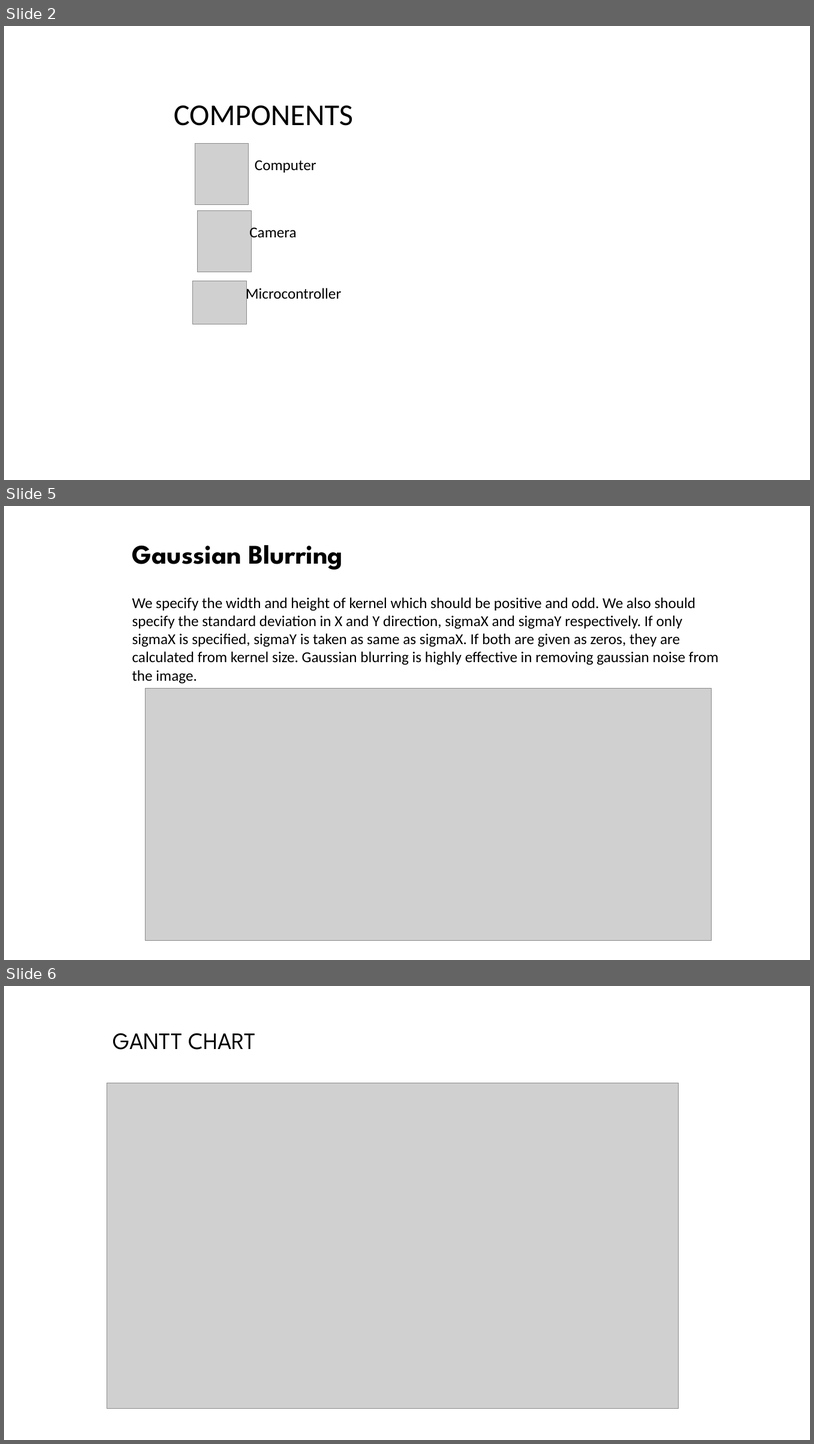
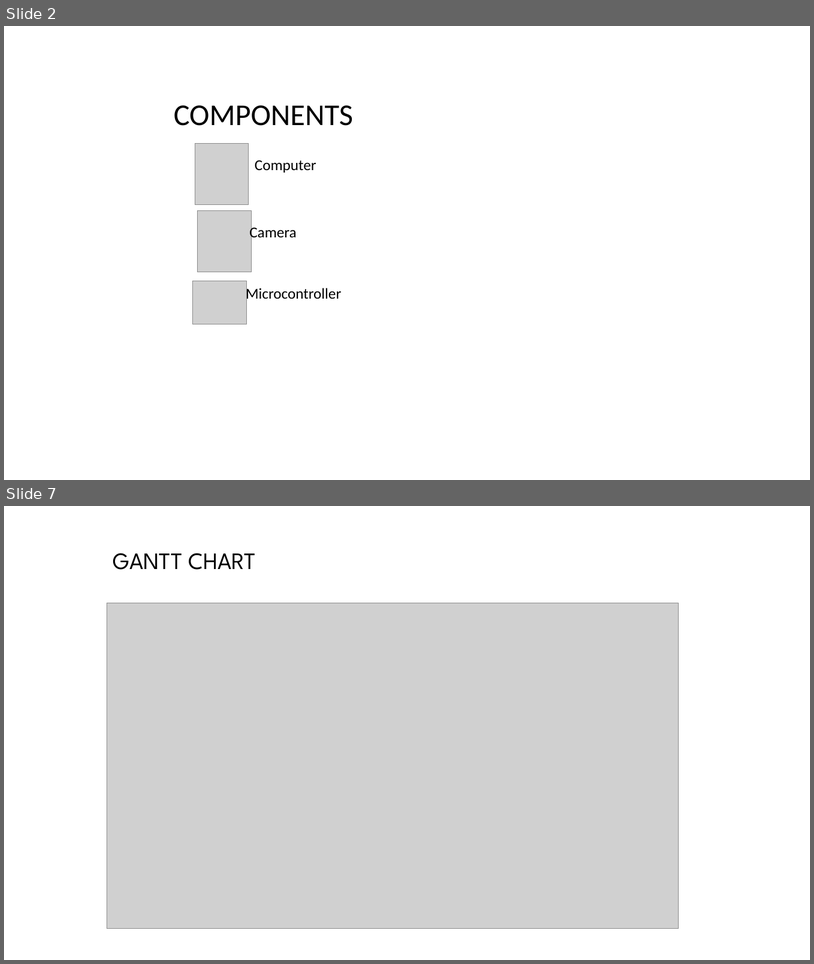
Before and after one commit to tapuzaman/cse299, a slide deck: Presentations/Security Buddy_1.ppt. Shown one above the other, each under a label of ours: slides 2, 5 and 6 before the commit, slides 2 and 7 after it; the slides between them are not shown. The pictures are 814x1444 and 814x964 pixels, drawn with LibreOffice and Linux fonts; fonts in the diff are those of the drawing; grey boxes stand for pictures; background and template pictures are left out. Boxes give left, top, right and bottom in pixels: in the first picture for what was removed or moved away, otherwise in the second. Text is boxed around its words. In the diff, an @@ line names an element or a change of style, - is before the commit and + after.

```diff
--- a/Presentations/Security Buddy_1.ppt
+++ b/Presentations/Security Buddy_1.ppt
@@ slide 5 removed at (x1=4, y1=506, x2=810, y2=960), background picture (left out) @@
@@ title removed at (x1=132, y1=545, x2=343, y2=570) @@
-Gaussian Blurring
@@ text removed at (x1=132, y1=597, x2=719, y2=684) @@
-We specify the width and height of kernel which should be positive and odd. We also should specify the standard deviation in X and Y direction, sigmaX and sigmaY respectively. If only sigmaX is specified, sigmaY is taken as same as sigmaX. If both are given as zeros, they are calculated from kernel size. Gaussian blurring is highly effective in removing gaussian noise from the image.
@@ picture removed at (x1=146, y1=688, x2=712, y2=939) @@
@@ what was slide 6 is now slide 7 @@
```
Also in this commit, not shown: 4 slides added, 2 other slides removed, 1 other file.
